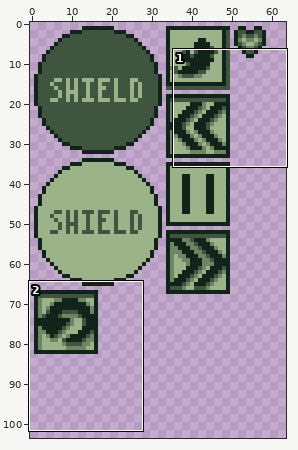
Sprite sheet -- toritoma/Resources/Image/Control.png. Above, an overview of the earlier version with the close-up marked.
Close-up. Before the edit:
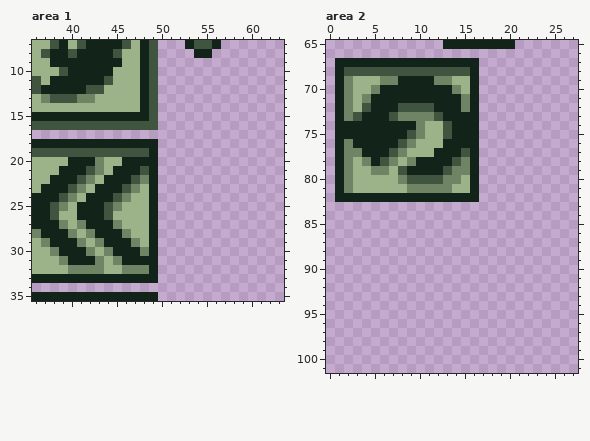
The file is 128x256 pixels, drawn in blocks of 2x2; one block is one cell here. Shown: area 1: x 36..63, y 7..35; area 2: x 0..27, y 65..101. The wide view leaves out empty margins.
After the commit:
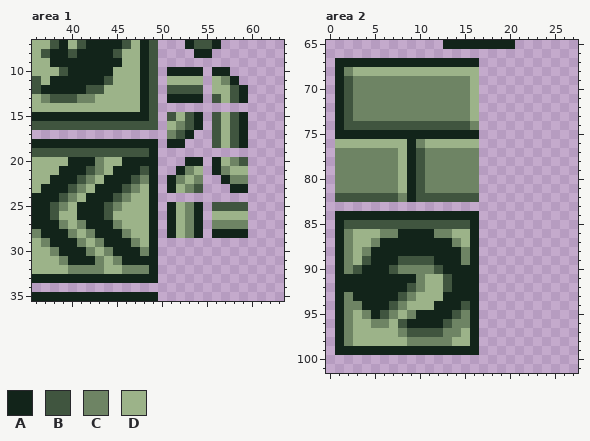
Palette (. is transparent): A #12241a  B #40553f  C #6e8464  D #9cb389
Change:
--- area 1
@@ x 49..61 @@
  9 B............
-10 B............
-11 B............
-12 B............
-13 B............
+10 B.AAAA.AA....
+11 B.DDDD.DCA...
+12 B.BBBB.DDBA..
+13 B.AAAA.BDBA..
 14 B............
-15 B............
-16 B............
-17 .............
-18 A............
+15 B.BDBA.BDBA..
+16 B.DCBA.BDBA..
+17 ..CBA..BDBA..
+18 A.AA...BDBA..
 19 A............
-20 A............
-21 A............
-22 A............
-23 A............
+20 A...AA.ADCB..
+21 A..ACD.ACDD..
+22 A.ACDC..ACC..
+23 A.ADCB...AA..
 24 A............
-25 A............
-26 A............
-27 A............
-28 A............
+25 A.ADCA.BBBB..
+26 A.ADCA.DDDD..
+27 A.ADCA.CCCC..
+28 A.ADCA.AAAA..
 29 A............
--- area 2
@@ x 0..18 @@
  67 .AAAAAAAAAAAAAAAA..
- 68 .ABBBBBBBBBBBBBBA..
- 69 .ACDDDCCAAAACCDDA..
- 70 .ACDDCAAAAAAAACDA..
- 71 .ACDCAAAAAAAAAACA..
- 72 .ACDBAAABBBBAAACA..
- 73 .ACBAAABCCCCBAAAA..
- 74 .AAAAAAAAACDDBAAA..
- 75 .AAAAAAAABCDDBAAA..
- 76 .ACAAAAABCDDDAAAA..
- 77 .ACCAAABCDDDAAABA..
- 78 .ACDCABCDCAAAABCA..
- 79 .ACDDCCDBAAAABCCA..
- 80 .ACDDDDDCBBBBCCDA..
- 81 .ACDDDDDDCCCCCDDA..
- 82 .AAAAAAAAAAAAAAAA..
+ 68 .ACDDDDDDDDDDDDDD..
+ 69 .ABCCCCCCCCCCCCCD..
+ 70 .ABCCCCCCCCCCCCCD..
+ 71 .ABCCCCCCCCCCCCCD..
+ 72 .ABCCCCCCCCCCCCCD..
+ 73 .ABCCCCCCCCCCCCCD..
+ 74 .ABBBBBBBBBBBBBBC..
+ 75 .AAAAAAAAAAAAAAAA..
+ 76 .DDDDDDDDACDDDDDD..
+ 77 .CCCCCCCDABCCCCCC..
+ 78 .CCCCCCCDABCCCCCC..
+ 79 .CCCCCCCDABCCCCCC..
+ 80 .CCCCCCCDABCCCCCC..
+ 81 .CCCCCCCDABCCCCCC..
+ 82 .BBBBBBBCABBBBBBB..
  83 ...................
- 84 ...................
- 85 ...................
- 86 ...................
- 87 ...................
- 88 ...................
- 89 ...................
- 90 ...................
- 91 ...................
- 92 ...................
- 93 ...................
- 94 ...................
- 95 ...................
- 96 ...................
- 97 ...................
- 98 ...................
- 99 ...................
+ 84 .AAAAAAAAAAAAAAAA..
+ 85 .ABBBBBBBBBBBBBBA..
+ 86 .ACDDDCCAAAACCDDA..
+ 87 .ACDDCAAAAAAAACDA..
+ 88 .ACDCAAAAAAAAAACA..
+ 89 .ACDBAAABBBBAAACA..
+ 90 .ACBAAABCCCCBAAAA..
+ 91 .AAAAAAAAACDDBAAA..
+ 92 .AAAAAAAABCDDBAAA..
+ 93 .ACAAAAABCDDDAAAA..
+ 94 .ACCAAABCDDDAAABA..
+ 95 .ACDCABCDCAAAABCA..
+ 96 .ACDDCCDBAAAABCCA..
+ 97 .ACDDDDDCBBBBCCDA..
+ 98 .ACDDDDDDCCCCCDDA..
+ 99 .AAAAAAAAAAAAAAAA..
 100 ...................
Boxes around the changes in both close-ups, in picture pixels (x1, y1, x2, y2):
added: (167, 67, 248, 238)
changed: (335, 67, 479, 355)
